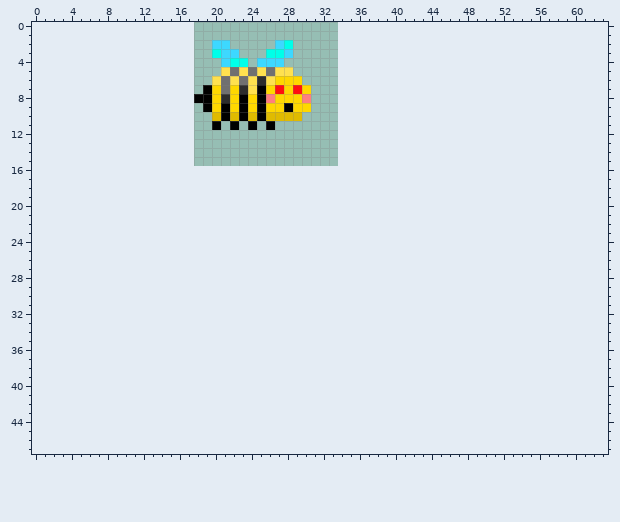
Two versions of one pixel-art sprite, PewPew Paradise/Images/Sprites/Enemies/bee.png. The picture above was drawn from the file before the commit.
The file is 16x16 pixels. The old version is drawn lined up with the new one, on the new canvas.
New version:
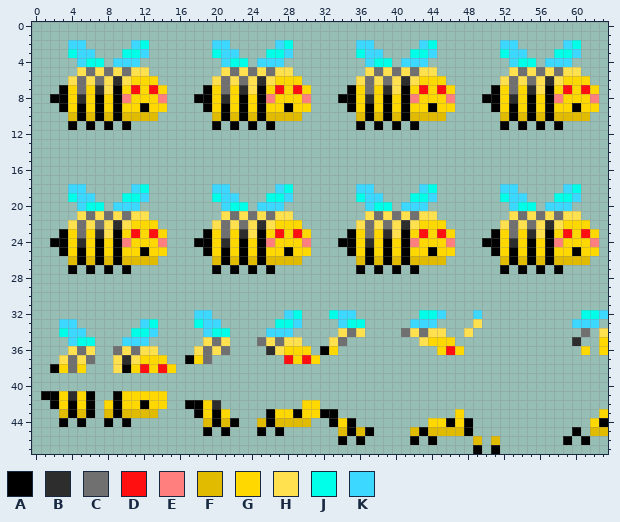
Palette (. is transparent): A #000000  B #2d2d2d  C #707070  D #ff0f0f  E #ff7f7f  F #e0bb00  G #ffd800  H #ffe14f  J #00ffe9  K #3dd8ff
Diff:
canvas 16x16 -> 64x48, the old top-left corner now at 18,0
Changed rows in their new state; - is an unchanged pixel.
first column x 2:
 2 --KK-----KJ-----------------------KK-----KJ-------KK-----KJ--
 3 --JKK---JJK-----------------------JKK---JJK-------JKK---JJK--
 4 ---KJJ-KKK-------------------------KJJ-KKK---------KJJ-KKK---
 5 ---HCHCHCHH------------------------HCHCHCHH--------HCHCHCHH--
 6 --HCHCHBHGGG----------------------HCHCHBHGGG------HCHCHBHGGG-
 7 -AGCGBHAGDGDG--------------------AGCGBHAGDGDG----AGCGBHAGDGDG
 8 AAGBGAGAEGGGE-------------------AAGBGAGAEGGGE---AAGBGAGAEGGGE
 9 -AGAGAGAGGAGG--------------------AGAGAGAGGAGG----AGAGAGAGGAGG
10 --FAFAFAFFFF----------------------FAFAFAFFFF------FAFAFAFFFF-
11 --A-A-A-A-------------------------A-A-A-A---------A-A-A-A----
first column x 2:
18 --KK-----KJ-------KK-----KJ-------KK-----KJ-------KK-----KJ--
19 --JKK---JJK-------JKK---JJK-------JKK---JJK-------JKK---JJK--
20 ---KJJ-KKK---------KJJ-KKK---------KJJ-KKK---------KJJ-KKK---
21 ---HCHCHCHH--------HCHCHCHH--------HCHCHCHH--------HCHCHCHH--
22 --HCHCHBHGGG------HCHCHBHGGG------HCHCHBHGGG------HCHCHBHGGG-
23 -AGCGBHAGDGDG----AGCGBHAGDGDG----AGCGBHAGDGDG----AGCGBHAGDGDG
24 AAGBGAGAEGGGE---AAGBGAGAEGGGE---AAGBGAGAEGGGE---AAGBGAGAEGGGE
25 -AGAGAGAGGAGG----AGAGAGAGGAGG----AGAGAGAGGAGG----AGAGAGAGGAGG
26 --FAFAFAFFFF------FAFAFAFFFF------FAFAFAFFFF------FAFAFAFFFF-
27 --A-A-A-A---------A-A-A-A---------A-A-A-A---------A-A-A-A----
first column x 1:
32 -----------------KK--------KJ---JKK-------JJK---K-----------JJK
33 --KK-------KJ----JKK------JJK----KJJ-----KKK----H----------KKK-
34 --JKK-----JJK-----KJJ----KKK-----HCH----CHCHH--H------------C-H
35 ---KJJ---KKK------HCH---CHCHH---HC--------HGGG-------------B--G
36 ---HCH--CHCHH----HCHC----BHGGG-AG-----------GDG-------------G-G
37 --HCHC--HBHGGG--AGC--------DGDG--------------------------------
38 -AGCG---HAGDGDG------------------------------------------------
41 AAGBGA--AGGGGG-------------------------------------------------
42 -AGAGA-GAGGAGG--AAGB---------GG--------------------------------
43 --FAFA-FAFFFF----AGAG----AGGAGGAA-------------G---------------G
44 --A-A--A-A--------FAFA--FAFFFF--AGA--------GGAGA-------------GA
45 ------------------A-A---A-A------FAFA----FAFFFFA-----------A-FF
46 ---------------------------------A-A-----A-A----F-F-------A-A--
47 ------------------------------------------------A-A------------
Changed places in both pictures, as pixel boxes (x1, y1, x2, y2):
added: (50, 40, 167, 130)
added: (338, 40, 599, 130)
added: (41, 184, 608, 454)
